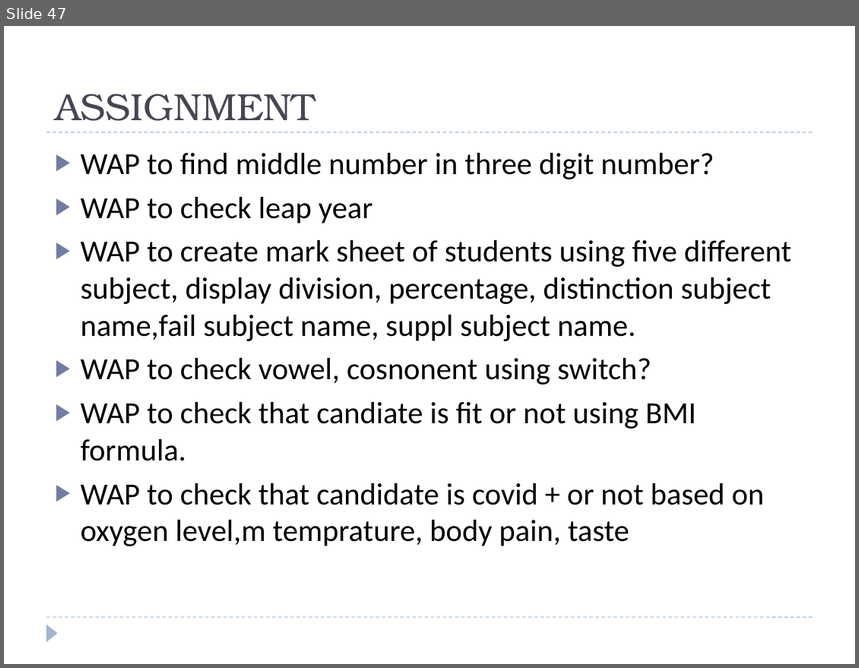
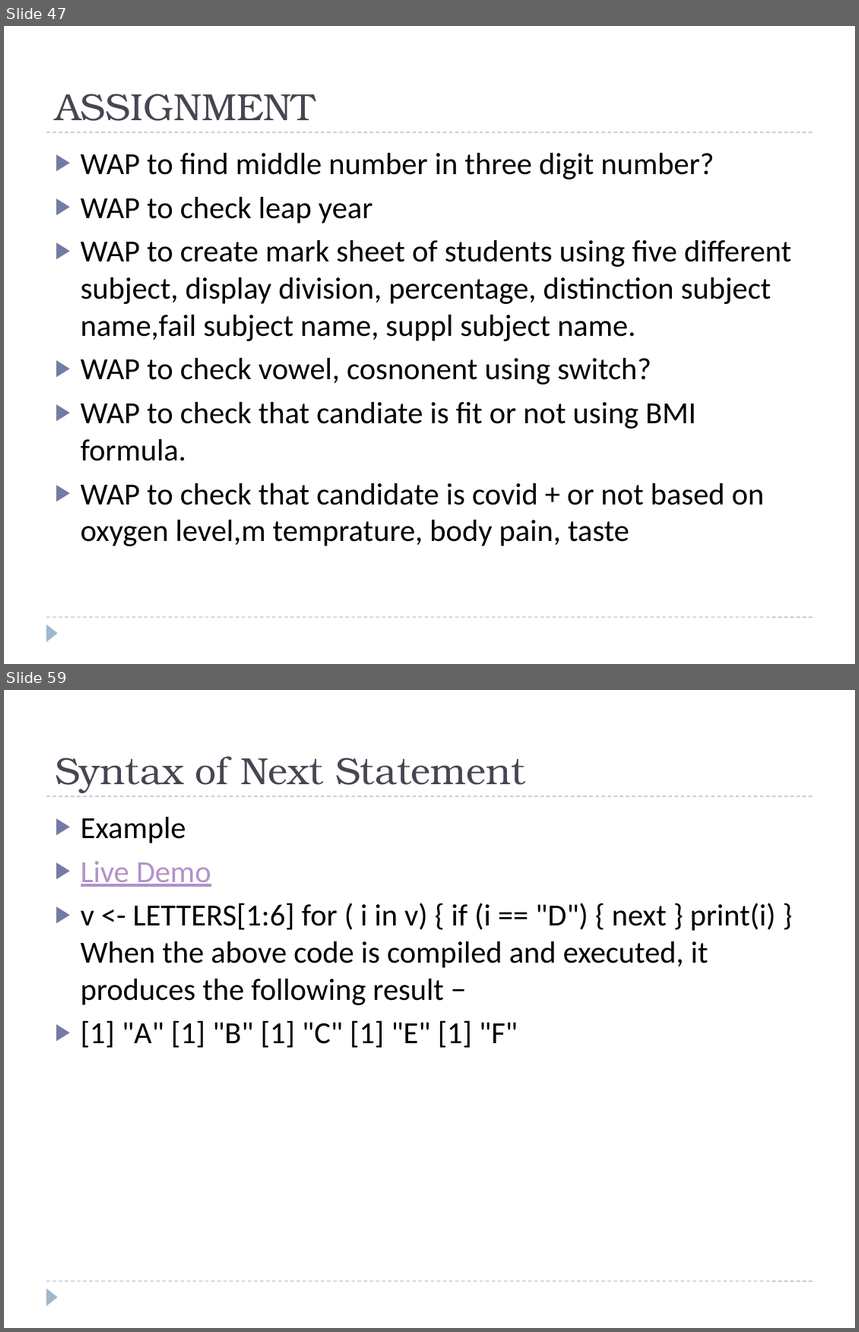
Before and after one commit to shivaconceptsolution/R, a slide deck: R Introduction.pptx. Shown one above the other, each under a label of ours: slide 47 before the commit, slides 47 and 59 after it; the slides between them are not shown. The pictures are 859x668 and 859x1332 pixels, drawn with LibreOffice and Linux fonts; fonts in the diff are those of the drawing. Boxes give left, top, right and bottom in pixels: in the first picture for what was removed or moved away, otherwise in the second. Text is boxed around its words. In the diff, an @@ line names an element or a change of style, - is before the commit and + after.

```diff
--- a/R Introduction.pptx
+++ b/R Introduction.pptx
@@ slide 59 added at (4,690,855,1328), background #FFFFFF; not listed: 3 template elements that a slide beside it also shows @@
@@ title added at (55,756,525,793), 32 pt, text #464653 @@
+Syntax of Next Statement
@@ text added at (81,817,776,1048), 26 pt, text #000000 @@
+▶ Example
+▶ Live Demo
+▶ v <- LETTERS[1:6] for ( i in v) { if (i == "D") { next } print(i) }When the above code is compiled and executed, it produces the following result −
+▶ [1] "A" [1] "B" [1] "C" [1] "E" [1] "F"
```
Also in this commit, not shown: 11 other slides added.
